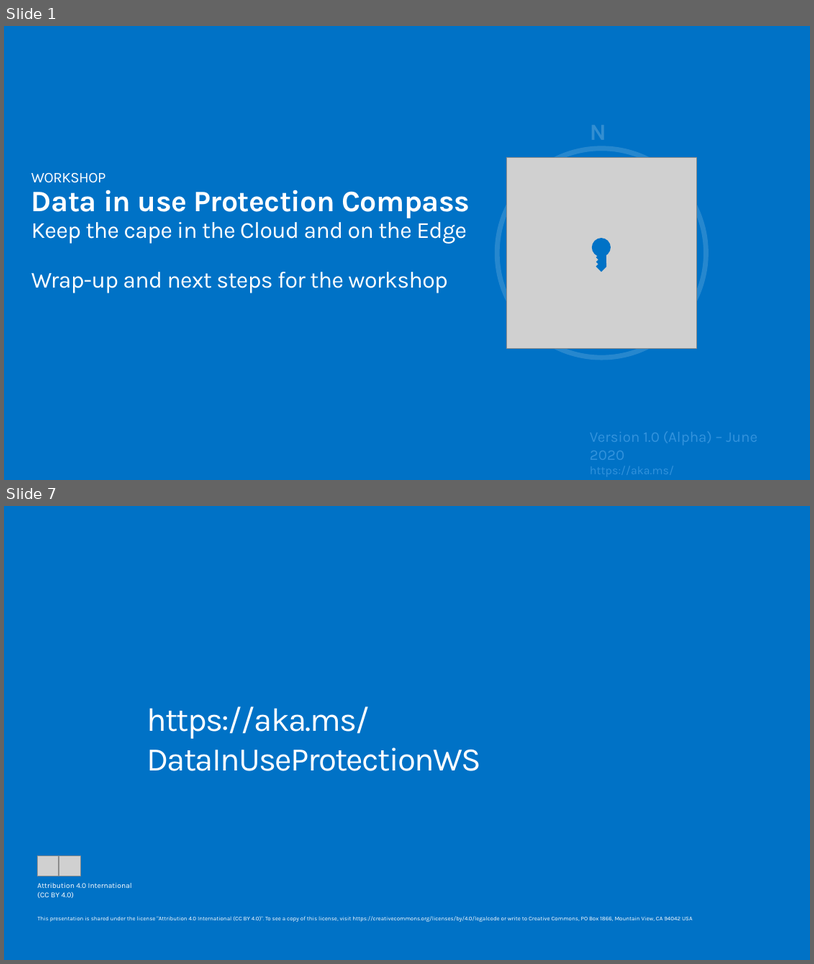
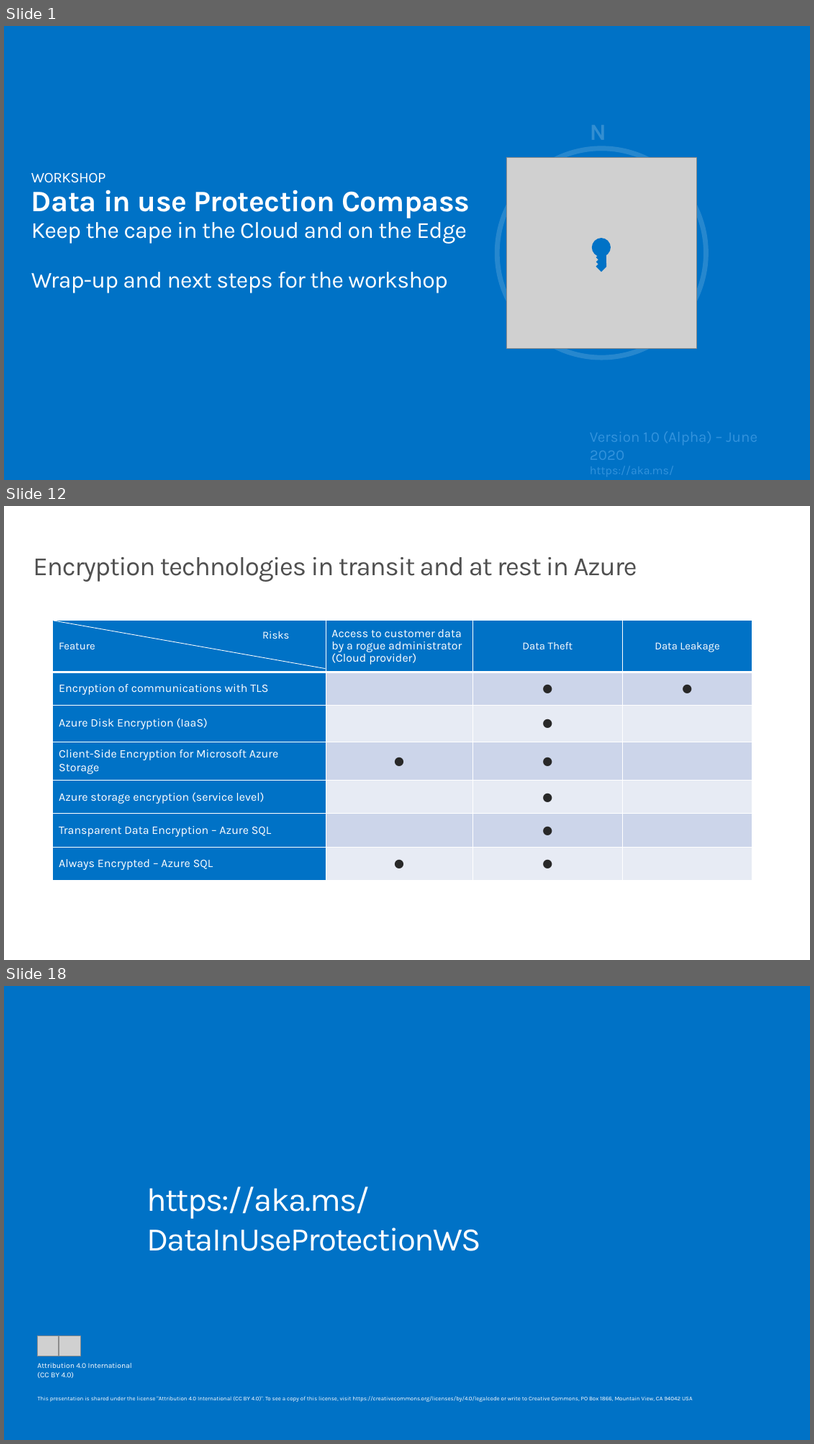
Before and after one commit to microsoft/data-in-use-protection-workshop, a slide deck: decks/Data in use Protection Compass - Wrap-up.pptx. Shown one above the other, each under a label of ours: slides 1 and 7 before the commit, slides 1, 12 and 18 after it; the slides between them are not shown. The pictures are 814x964 and 814x1444 pixels, drawn with LibreOffice and Linux fonts; fonts in the diff are those of the drawing; grey boxes stand for pictures. Boxes give left, top, right and bottom in pixels: in the first picture for what was removed or moved away, otherwise in the second. Text is boxed around its words. In the diff, an @@ line names an element or a change of style, - is before the commit and + after.

```diff
--- a/decks/Data in use Protection Compass - Wrap-up.pptx
+++ b/decks/Data in use Protection Compass - Wrap-up.pptx
@@ slide 12 added at <box>4,506,810,960</box>, background #FFFFFF @@
@@ text added at <box>33,557,638,582</box>, 32 pt, text #505050 @@
+Encryption technologies in transit and at rest in Azure
@@ table added at <box>53,620,752,874</box>, 7 rows, 4 columns @@
+Feature | Access to customer data by a rogue administrator (Cloud provider) | Data Theft | Data Leakage
+Encryption of communications with TLS |  | ● | ●
+Azure Disk Encryption (IaaS) |  | ● | 
+Client-Side Encryption for Microsoft Azure Storage | ● | ● | 
+Azure storage encryption (service level) |  | ● | 
+Transparent Data Encryption – Azure SQL |  | ● | 
+Always Encrypted – Azure SQL | ● | ● | 
@@ line added from (53, 620) to (325, 669), #FFFFFF 0.75 pt @@
@@ text added at <box>262,631,289,638</box>, 13 pt, text #FFFFFF @@
+Risks
@@ what was slide 7 is now slide 18 @@
```
Also in this commit, not shown: 3 slides changed, 11 other slides added, 1 slide removed, 19 other files.
